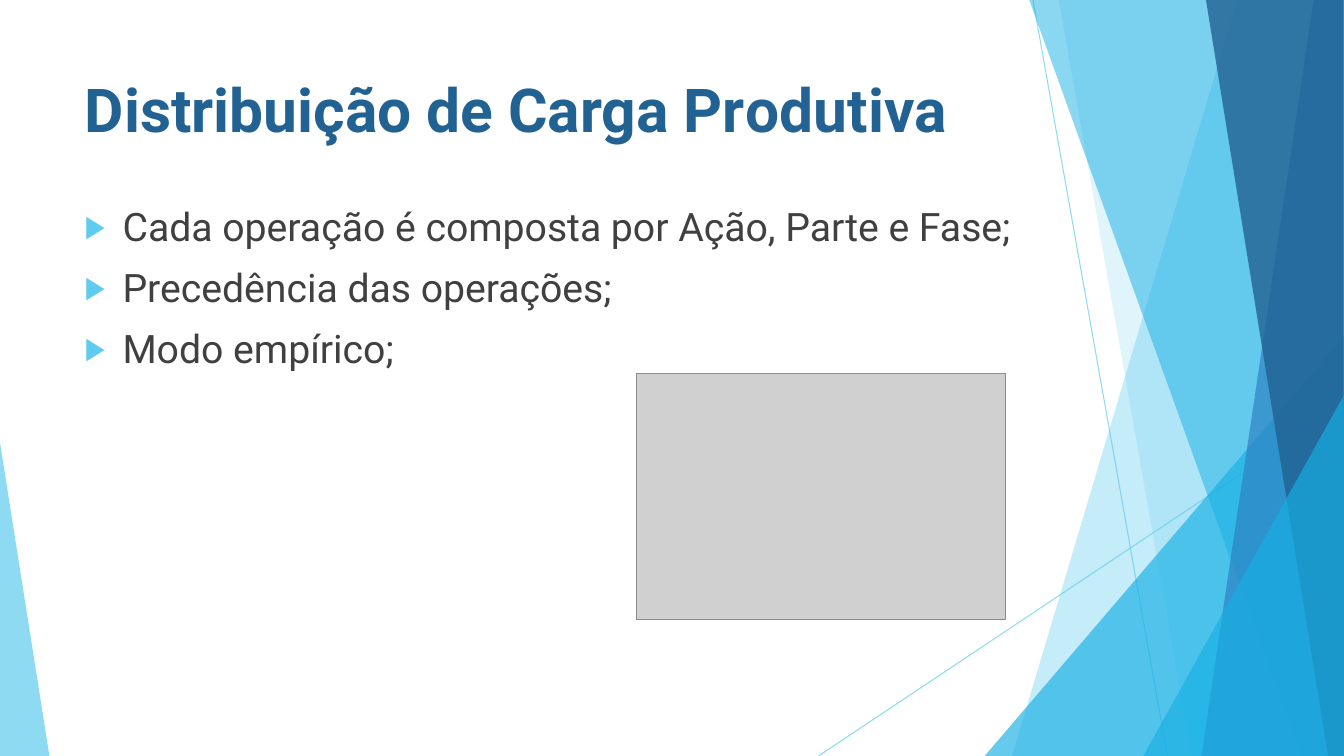
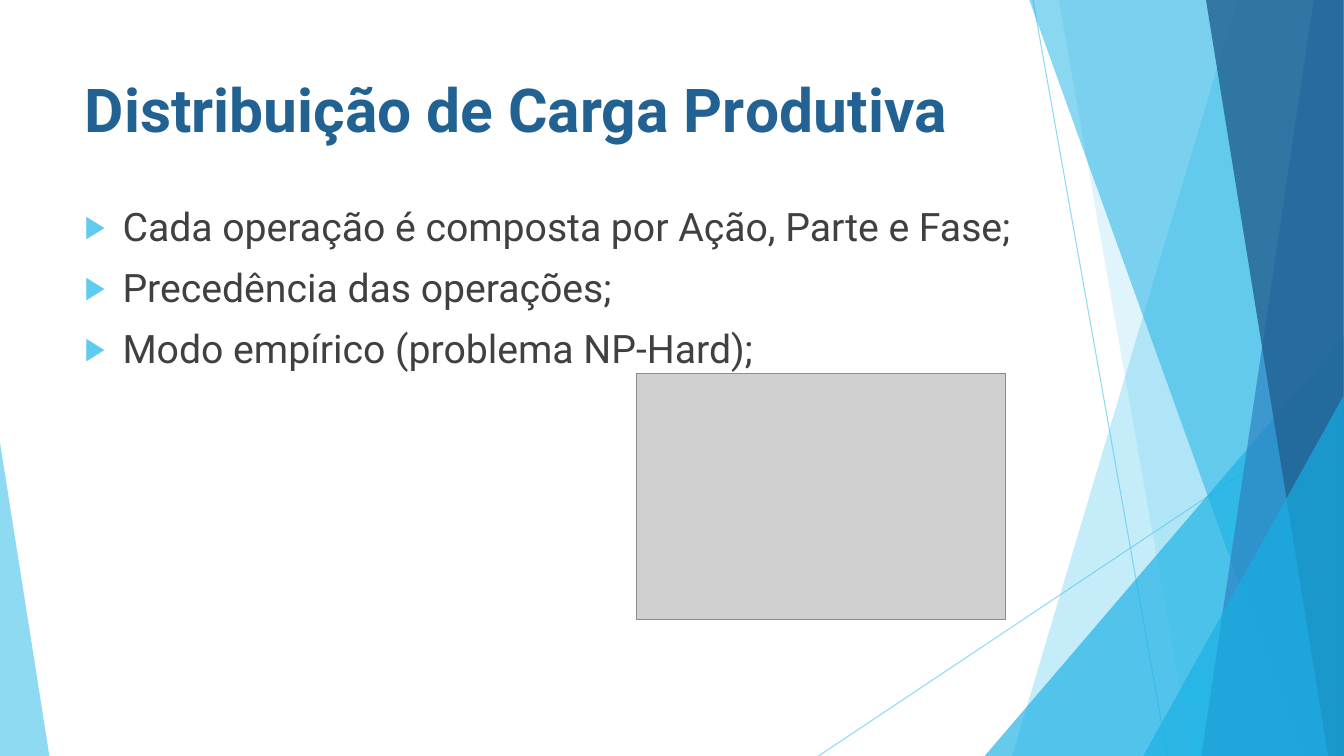
Before and after one commit to ruannicolini/Tear, a slide deck: slide 9 of Documentação/BALANCEAMENTO DE LINHA DE PRODUÇÃO.pptx. Drawn at 1344x756 pixels with LibreOffice and Linux fonts; fonts in the diff are those of the drawing; grey boxes stand for pictures. Boxes give left, top, right and bottom in pixels: in the first picture for what was removed or moved away, otherwise in the second. Text is boxed around its words. In the diff, an @@ line names an element or a change of style, - is before the commit and + after.

```diff
--- a/Documentação/BALANCEAMENTO DE LINHA DE PRODUÇÃO.pptx
+++ b/Documentação/BALANCEAMENTO DE LINHA DE PRODUÇÃO.pptx
@@ text at (123, 332, 753, 374): text changed @@
-▶ Modo empírico;
+▶ Modo empírico (problema NP-Hard);
```
Also in this commit, not shown: 6 other slides changed, 2 slides added, 9 other files.
